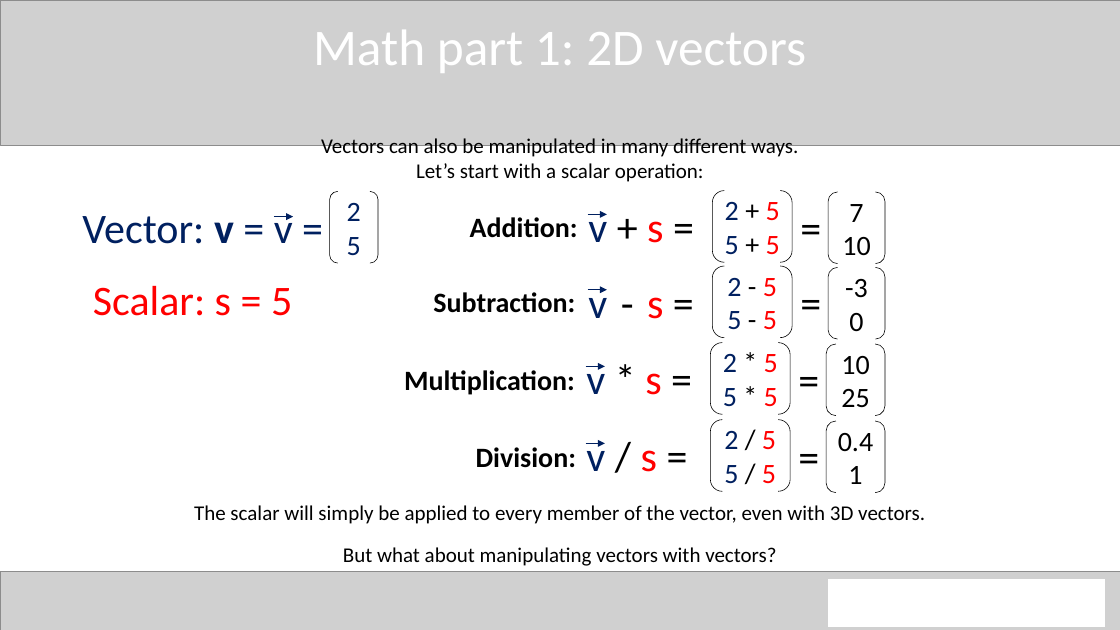
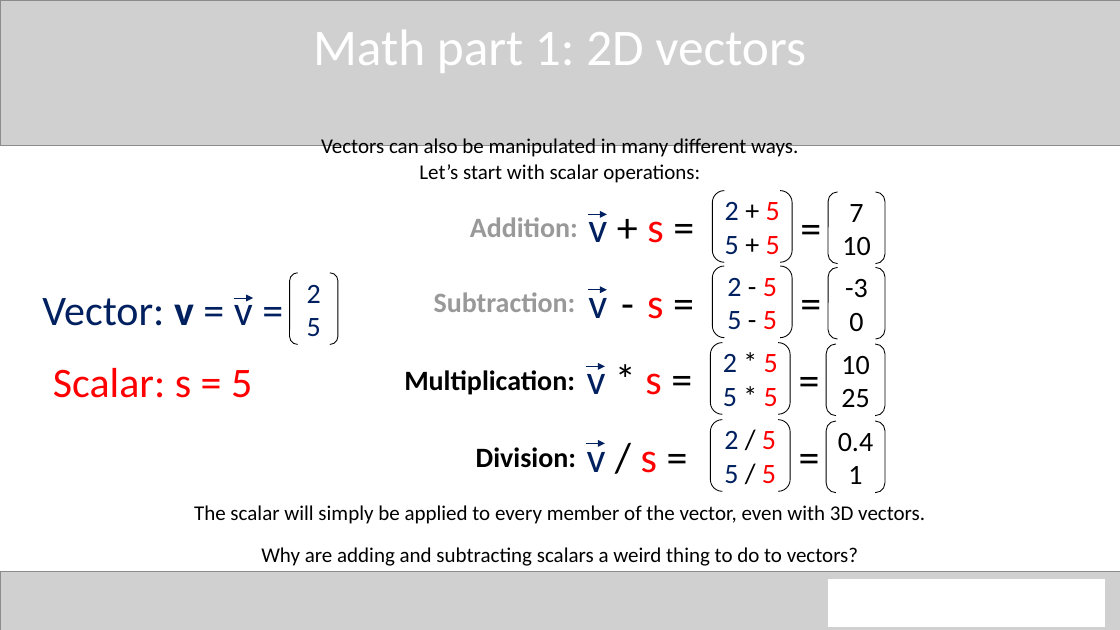
Before and after one commit to QuincyJacobs/WebGLTutorial, a slide deck: slide 55 of Presentation/Presentation WebGL.pptx (slide 54 before the commit). Drawn at 1120x630 pixels with LibreOffice and Linux fonts; fonts in the diff are those of the drawing; grey boxes stand for pictures. Boxes give left, top, right and bottom in pixels: in the first picture for what was removed or moved away, otherwise in the second. Text is boxed around its words. In the diff, an @@ line names an element or a change of style, - is before the commit and + after.

Commit message:
Improved Scalar - Vector math explanations in presentation

```diff
--- a/Presentation/Presentation WebGL.pptx
+++ b/Presentation/Presentation WebGL.pptx
@@ text at (x1=419, y1=164, x2=700, y2=183): text changed @@
-Let’s start with a scalar operation:
+Let’s start with scalar operations:
@@ text "Addition:" at (x1=470, y1=217, x2=578, y2=237): text colour #000000 to #999999 @@
@@ 2 texts, 1 bracket pair, 1 arrow moved together from (x1=82, y1=192, x2=378, y2=316) to (x1=42, y1=273, x2=339, y2=398) @@
@@ arrow (234, 298) - (253, 298): stroke #002060 0.5 pt to #002060 0.75 pt @@
@@ outline #000000 0.5 pt to #000000 0.75 pt in 9 elements at (x1=712, y1=191, x2=792, y2=262), (x1=828, y1=192, x2=886, y2=264), (x1=712, y1=266, x2=792, y2=338), (x1=828, y1=267, x2=886, y2=339), (x1=711, y1=343, x2=791, y2=414), (x1=827, y1=344, x2=886, y2=416), (x1=711, y1=420, x2=791, y2=492), (x1=827, y1=421, x2=886, y2=492), (x1=290, y1=273, x2=339, y2=344) @@
@@ text "Subtraction:" at (x1=434, y1=292, x2=576, y2=312): text colour #000000 to #999999 @@
@@ text at (x1=261, y1=547, x2=858, y2=566): text changed @@
-But what about manipulating vectors with vectors?
+Why are adding and subtracting scalars a weird thing to do to vectors?
```
Also in this commit, not shown: 17 other slides changed, 6 slides added, 6 other files.
